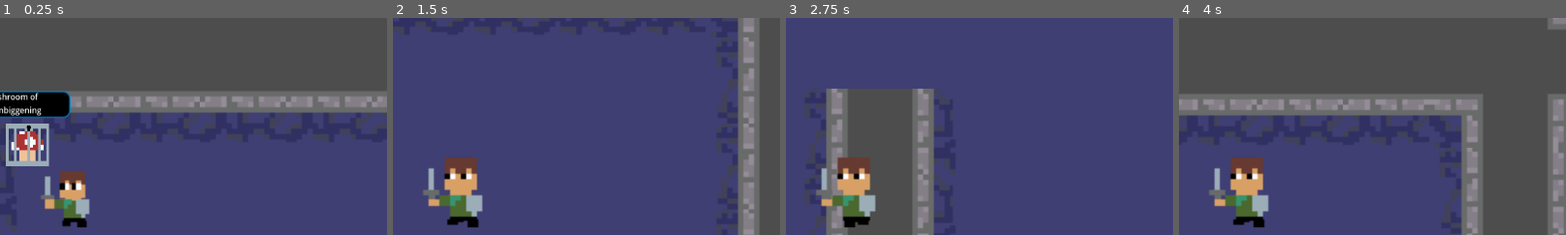
Above: before the commit, frames 1-4 (left to right).
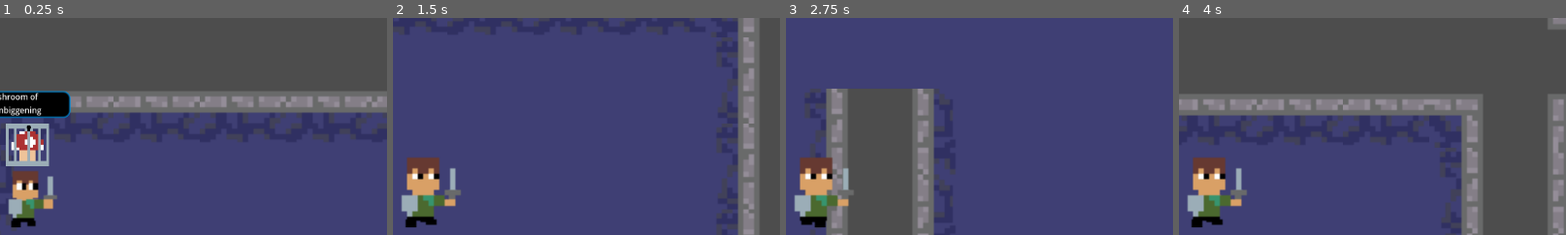
Above: after the commit, the same moments.

Repository: beml201/dungeon_game1
Game: Godot game, scene res://scenes/main.tscn
Same seed, same stepped clock (60 frames per second), same inputs: the game is played once before the commit and once after it.
Inputs (mouse positions are % of the whole screen's width and height, from its top left):
- Up to frame 1 (0.25 s): no input
- Up to frame 2 (1.5 s): move the mouse to (72, 45) at 0.52 s; hold D (right) 0.53-1.28 s; click (72, 45) at 0.6 s; move the mouse to (30, 55) at 1.27 s; hold S (down) from 1.28 s (still down); click (30, 55) at 1.35 s
- Up to frame 3 (2.75 s): move the mouse to (60, 28) at 2.02 s; release S (down) at 2.03 s; hold D (right) from 2.03 s (still down); click (60, 28) at 2.1 s
- Up to frame 4 (4 s): move the mouse to (45, 70) at 2.77 s; release D (right) at 2.78 s; hold W (up) 2.78-3.53 s; click (45, 70) at 2.85 s; move the mouse to (80, 65) at 3.52 s; hold A (left) from 3.53 s (still down); click (80, 65) at 3.6 s
The pictures show only the part of the screen within x 44-94%, y 12-62%; the shares and areas given below are measured in that part.

The runs differ from the first frame. In frame 1, 3.8% of the frame differs, in the area x 2-24%, y 70-97%; in frame 2, 5.3%, in the area x 2-24%, y 64-97%; in frame 3, 5.2%; in frame 4, 5.3%.

Commit message:
sprites added to folder

Diff:
--- a/scenes/sam.tscn
+++ b/scenes/sam.tscn
@@ -98,7 +98,6 @@
 [node name="Sprite2D" type="Sprite2D" parent="."]
 position = Vector2(0, 1)
 texture = ExtResource("2_fetyd")
-flip_h = true
 hframes = 4
 frame = 1
 
Binary file added: assets/animations/dude big arm static 4fr.png
Not shown, added: assets/animations/dude big arm static 4fr.png.import
Binary file added: assets/animations/dude big arm static.png
Not shown, added: assets/animations/dude big arm static.png.import
Binary file added: assets/animations/lil dude eye.png
Not shown, added: assets/animations/lil dude eye.png.import
Binary file added: assets/animations/lil dude stomp2.png
Not shown, added: assets/animations/lil dude stomp2.png.import
Binary file changed: assets/lil dude reg.aseprite
Binary file added: assets/tile grid 4.png
Not shown, added: assets/tile grid 4.png.import
